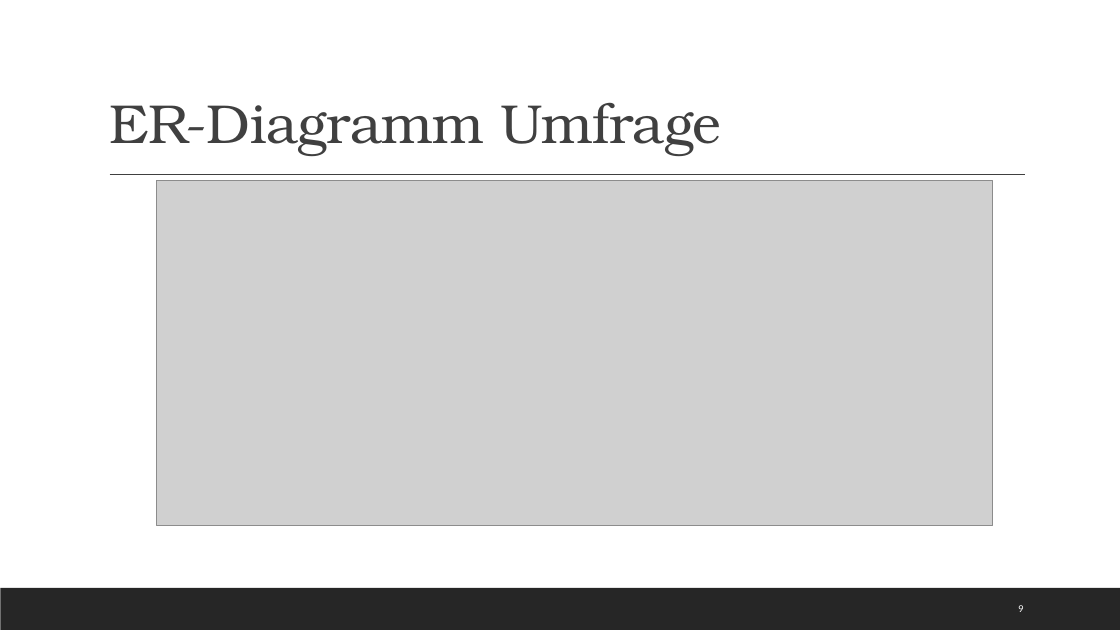
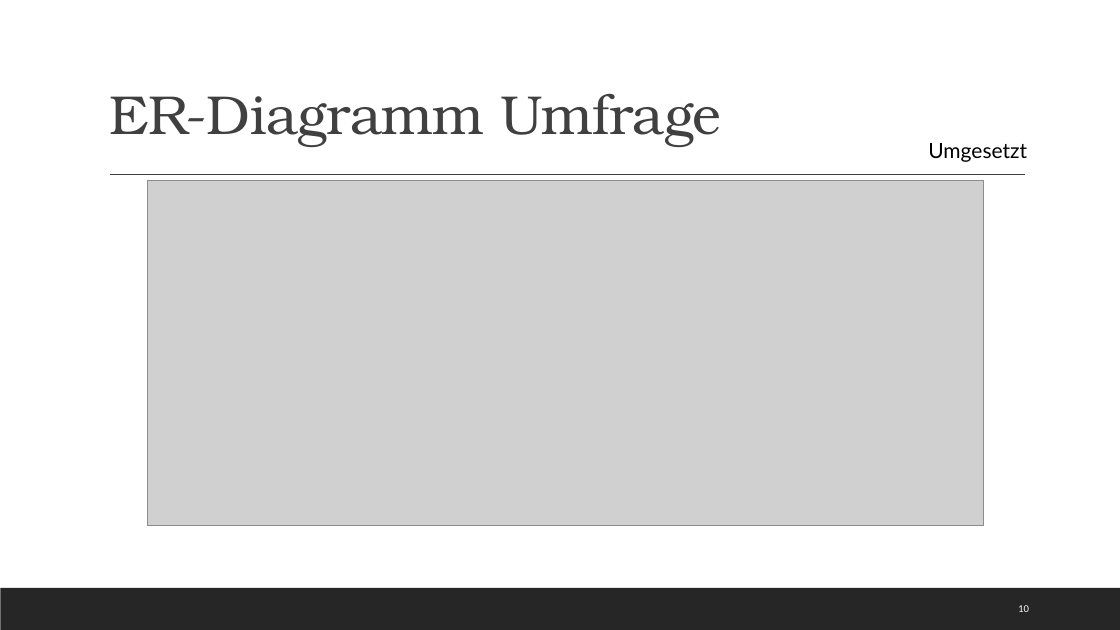
Before and after one commit to Kplacken/EPWS2020SerttasPlackenhohn, a slide deck: slide 10 of Audits/Audit 4/WS2020_SerttasPlackenhohn_Audit4.pptx (slide 9 before the commit). Drawn at 1120x630 pixels with LibreOffice and Linux fonts; fonts in the diff are those of the drawing; grey boxes stand for pictures. Boxes give left, top, right and bottom in pixels: in the first picture for what was removed or moved away, otherwise in the second. Text is boxed around its words. In the diff, an @@ line names an element or a change of style, - is before the commit and + after.

```diff
--- a/Audits/Audit 4/WS2020_SerttasPlackenhohn_Audit4.pptx
+++ b/Audits/Audit 4/WS2020_SerttasPlackenhohn_Audit4.pptx
@@ title "ER-Diagramm Umfrage": place and size @@
-title "ER-Diagramm Umfrage" at [109, 102, 721, 156]
+title "ER-Diagramm Umfrage" at [109, 93, 721, 147]
@@ text added at [928, 143, 1027, 162], 18 pt, text #000000 @@
+Umgesetzt
@@ picture: place and size @@
-picture at [156, 181, 992, 526]
+picture at [147, 181, 983, 526]
@@ page number at [1018, 605, 1029, 612]: text changed @@
-9
+10
```
Also in this commit, not shown: 7 other slides changed, 1 slide added, 1 slide removed.
